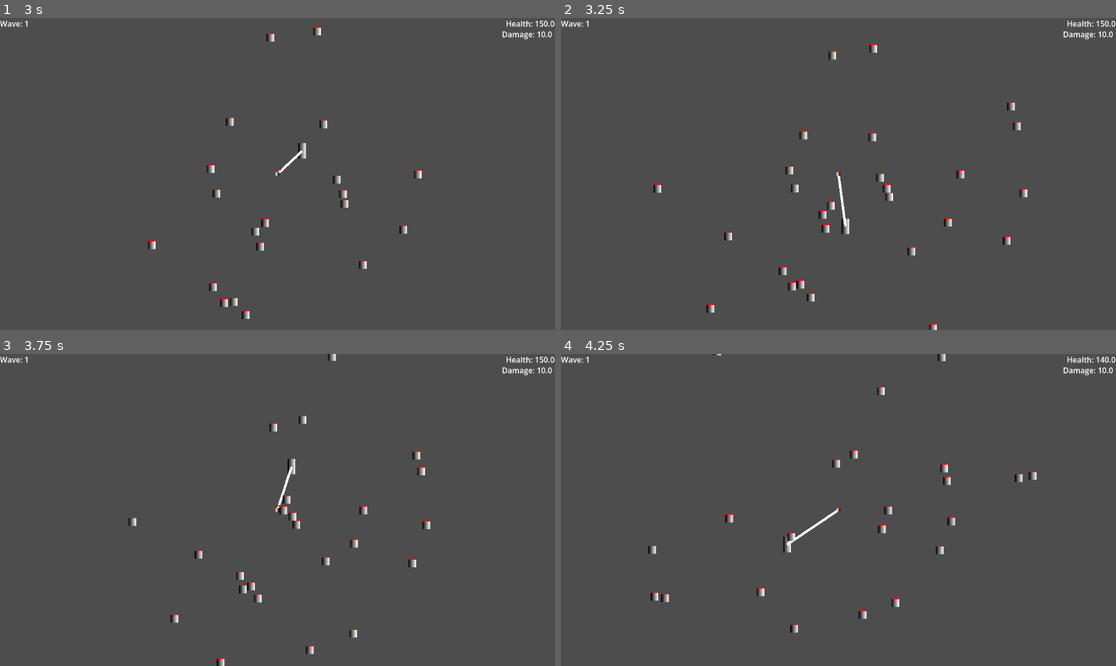
Above: before the commit, frames 1-4 (two rows, left to right).
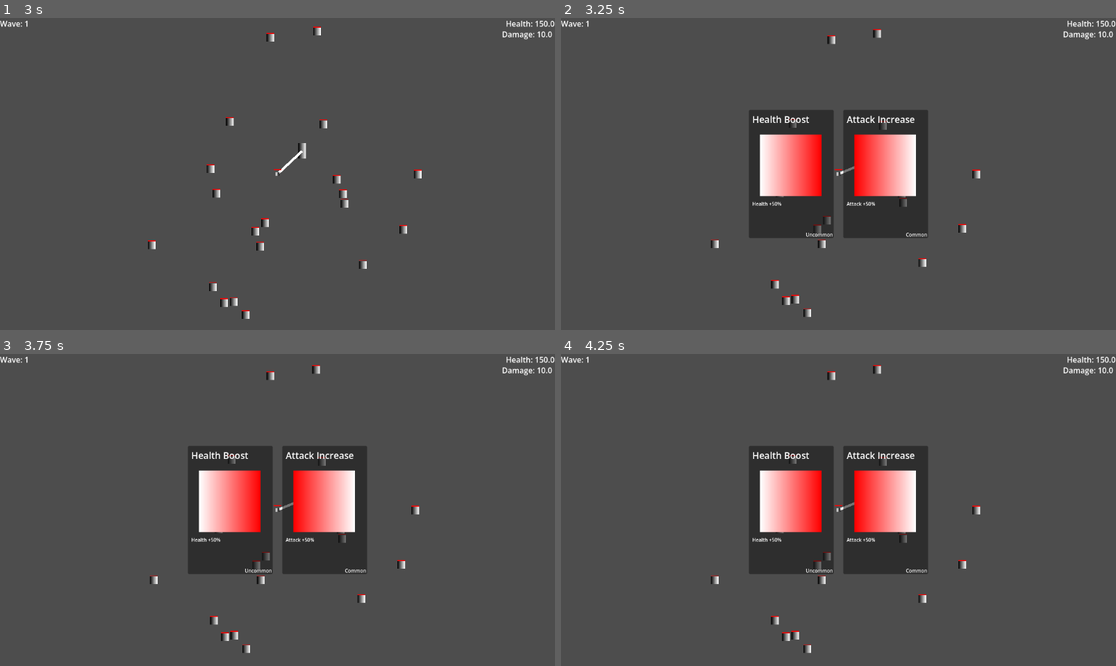
Above: after the commit, the same moments.

Repository: Blulow/majorjam
Game: Godot game, scene res://scenes/game.tscn
Two runs of this game, one before a commit and one after it. Both use one fixed random seed, a clock stepped at 60 frames per second and the inputs below.
Inputs:
- Up to frame 1 (3 s): hold Right (right) 0.53-2.03 s; tap Shift (dash) every 0.75 s from 0.6 to 2.85 s; tap Up (up) at 0.77, 1.52 s; hold Left (left) 2.03-2.78 s; hold Right (right) from 2.78 s (still down)
- Up to frame 2 (3.25 s): keep holding Right (right); tap Up (up) at 3.02 s
- Up to frame 3 (3.75 s): keep holding Right (right); tap Shift (dash) at 3.6 s
- Up to frame 4 (4.25 s): keep holding Right (right); tap Up (up) at 3.77 s

Frame 1 is identical in both runs. In frame 2, 13% of the frame differs, in the area x 16-85%, y 3-100%; in frame 3, 13%; in frame 4, 13%.

Commit message:
add: build cards ui system

Diff:
--- /dev/null
+++ b/assets/resources/build_cards/attack_increase.tres
@@ -0,0 +1,21 @@
+[gd_resource type="Resource" script_class="BuildCard" format=3 uid="uid://dvp5nithcl5ex"]
+
+[ext_resource type="Resource" uid="uid://m74orx87t04i" path="res://assets/resources/builds/health_boost.tres" id="1_8by7c"]
+[ext_resource type="Script" uid="uid://i1l2dnvixscx" path="res://scripts/build/build_card.gd" id="1_ev0y6"]
+
+[sub_resource type="Gradient" id="Gradient_74ah0"]
+colors = PackedColorArray(1, 0, 0, 1, 1, 1, 1, 1)
+
+[sub_resource type="GradientTexture2D" id="GradientTexture2D_exbg5"]
+gradient = SubResource("Gradient_74ah0")
+fill_from = Vector2(1, 0)
+fill_to = Vector2(0, 0)
+
+[resource]
+script = ExtResource("1_ev0y6")
+name = "Health Boost"
+description = "Health +50%"
+image = SubResource("GradientTexture2D_exbg5")
+rarity = 1
+build = ExtResource("1_8by7c")
+metadata/_custom_type_script = "uid://i1l2dnvixscx"
--- /dev/null
+++ b/assets/resources/build_cards/health_boost.tres
@@ -0,0 +1,18 @@
+[gd_resource type="Resource" script_class="BuildCard" format=3 uid="uid://4nlxcoipaudb"]
+
+[ext_resource type="Resource" uid="uid://dxr7wacyawqql" path="res://assets/resources/builds/attack_increase.tres" id="1_3f3fy"]
+[ext_resource type="Script" uid="uid://i1l2dnvixscx" path="res://scripts/build/build_card.gd" id="2_q3lep"]
+
+[sub_resource type="Gradient" id="Gradient_74ah0"]
+colors = PackedColorArray(1, 0, 0, 1, 1, 1, 1, 1)
+
+[sub_resource type="GradientTexture2D" id="GradientTexture2D_exbg5"]
+gradient = SubResource("Gradient_74ah0")
+
+[resource]
+script = ExtResource("2_q3lep")
+name = "Attack Increase"
+description = "Attack +50%"
+image = SubResource("GradientTexture2D_exbg5")
+build = ExtResource("1_3f3fy")
+metadata/_custom_type_script = "uid://i1l2dnvixscx"
--- a/assets/resources/wave_patterns/wave_1.tres
+++ b/assets/resources/wave_patterns/wave_1.tres
@@ -25,7 +25,7 @@
 [resource]
 script = ExtResource("3_pblcy")
 wave_n = 1
-duration = 10.0
+duration = 3.0
 interval = 1.0
 enemy_cap = 100
 pool = Array[ExtResource("1_yx1ic")]([SubResource("Resource_pblcy")])
--- /dev/null
+++ b/scenes/components/build/build_manager.tscn
@@ -0,0 +1,7 @@
+[gd_scene format=3 uid="uid://wlofpje2yo1e"]
+
+[ext_resource type="Script" uid="uid://doywdiihlgp5j" path="res://scripts/build/build_manager.gd" id="1_uqmov"]
+
+[node name="BuildManager" type="Node2D" unique_id=593426227]
+process_mode = 3
+script = ExtResource("1_uqmov")
--- /dev/null
+++ b/scenes/components/build/ui/build_builder.tscn
@@ -0,0 +1,28 @@
+[gd_scene format=3 uid="uid://cu2uc4nu3ogyw"]
+
+[ext_resource type="Script" uid="uid://bmfgi7o6otvjw" path="res://scripts/build/ui/build_builder.gd" id="1_mfx0a"]
+
+[node name="BuildBuilder" type="Control" unique_id=991174832]
+layout_mode = 3
+anchors_preset = 15
+anchor_right = 1.0
+anchor_bottom = 1.0
+grow_horizontal = 2
+grow_vertical = 2
+script = ExtResource("1_mfx0a")
+
+[node name="HBoxContainer" type="HBoxContainer" parent="." unique_id=796465195]
+layout_mode = 1
+anchors_preset = 8
+anchor_left = 0.5
+anchor_top = 0.5
+anchor_right = 0.5
+anchor_bottom = 0.5
+offset_left = -575.0
+offset_top = -133.0
+offset_right = 575.0
+offset_bottom = 133.0
+grow_horizontal = 2
+grow_vertical = 2
+theme_override_constants/separation = 20
+alignment = 1
--- /dev/null
+++ b/scenes/components/build/ui/build_card.tscn
@@ -0,0 +1,73 @@
+[gd_scene format=3 uid="uid://c8pi3hvuhp06w"]
+
+[ext_resource type="Script" uid="uid://c2usd4g6m4csr" path="res://scripts/build/ui/build_card_ui.gd" id="1_dxia2"]
+
+[sub_resource type="Gradient" id="Gradient_wihl2"]
+
+[sub_resource type="GradientTexture2D" id="GradientTexture2D_hdqob"]
+gradient = SubResource("Gradient_wihl2")
+width = 128
+height = 128
+
+[node name="BuildCard" type="Control" unique_id=1710909402]
+custom_minimum_size = Vector2(176, 266)
+layout_mode = 3
+anchors_preset = 0
+offset_right = 176.0
+offset_bottom = 266.0
+script = ExtResource("1_dxia2")
+
+[node name="Panel" type="Panel" parent="." unique_id=1415874895]
+layout_mode = 0
+offset_right = 176.0
+offset_bottom = 266.0
+
+[node name="Name" type="Label" parent="Panel" unique_id=215726122]
+layout_mode = 0
+offset_left = 7.0
+offset_top = 6.0
+offset_right = 167.0
+offset_bottom = 42.0
+theme_override_font_sizes/font_size = 19
+text = "Name"
+autowrap_mode = 2
+
+[node name="Image" type="TextureRect" parent="Panel" unique_id=1812019307]
+layout_mode = 0
+offset_left = 23.0
+offset_top = 51.0
+offset_right = 151.0
+offset_bottom = 179.0
+texture = SubResource("GradientTexture2D_hdqob")
+
+[node name="Description" type="RichTextLabel" parent="Panel" unique_id=1237678795]
+layout_mode = 1
+anchors_preset = 8
+anchor_left = 0.5
+anchor_top = 0.5
+anchor_right = 0.5
+anchor_bottom = 0.5
+offset_left = -81.0
+offset_top = 55.0
+offset_right = 82.0
+offset_bottom = 100.0
+grow_horizontal = 2
+grow_vertical = 2
+size_flags_vertical = 3
+theme_override_font_sizes/normal_font_size = 10
+theme_override_font_sizes/bold_font_size = 10
+theme_override_font_sizes/bold_italics_font_size = 10
+theme_override_font_sizes/italics_font_size = 10
+theme_override_font_sizes/mono_font_size = 10
+text = "Lorem ipsum dolor sit amet"
+fit_content = true
+
+[node name="Rarity" type="Label" parent="Panel" unique_id=327474496]
+layout_mode = 0
+offset_left = 84.0
+offset_top = 252.0
+offset_right = 175.0
+offset_bottom = 266.0
+theme_override_font_sizes/font_size = 10
+text = "Common"
+horizontal_alignment = 2
--- a/scenes/game.tscn
+++ b/scenes/game.tscn
@@ -1,7 +1,9 @@
 [gd_scene format=3 uid="uid://bxuaaxvxuv5cv"]
 
+[ext_resource type="PackedScene" uid="uid://cu2uc4nu3ogyw" path="res://scenes/components/build/ui/build_builder.tscn" id="2_ir15t"]
 [ext_resource type="PackedScene" uid="uid://bqqj4v0fa56nd" path="res://scenes/components/movement/rope_dash_movement.tscn" id="2_lbhrr"]
 [ext_resource type="PackedScene" uid="uid://d0qsxl5ra6nui" path="res://scenes/player.tscn" id="2_yqjtg"]
+[ext_resource type="PackedScene" uid="uid://c8pi3hvuhp06w" path="res://scenes/components/build/ui/build_card.tscn" id="3_ca42v"]
 [ext_resource type="PackedScene" uid="uid://bgmor4w06xkc5" path="res://scenes/anchor.tscn" id="3_lnu2h"]
 [ext_resource type="PackedScene" uid="uid://6p35ilxarqkx" path="res://scenes/components/movement/body_controller.tscn" id="3_p57ef"]
 [ext_resource type="PackedScene" uid="uid://bv44pj8q4xpe3" path="res://scenes/rope.tscn" id="4_lbhrr"]
@@ -12,6 +14,10 @@
 [ext_resource type="Resource" uid="uid://bdlckvp1g8po0" path="res://assets/resources/wave_patterns/wave_1.tres" id="10_kvpfn"]
 [ext_resource type="Script" uid="uid://ddx3257dph5nn" path="res://scripts/game_menu.gd" id="11_kvpfn"]
 [ext_resource type="PackedScene" uid="uid://clofs0ee5j5n6" path="res://scenes/components/build/build_applier.tscn" id="12_kvuet"]
+[ext_resource type="PackedScene" uid="uid://wlofpje2yo1e" path="res://scenes/components/build/build_manager.tscn" id="13_kvuet"]
+[ext_resource type="Script" uid="uid://i1l2dnvixscx" path="res://scripts/build/build_card.gd" id="16_ssvqc"]
+[ext_resource type="Resource" uid="uid://dvp5nithcl5ex" path="res://assets/resources/build_cards/attack_increase.tres" id="17_264po"]
+[ext_resource type="Resource" uid="uid://4nlxcoipaudb" path="res://assets/resources/build_cards/health_boost.tres" id="18_1kice"]
 
 [node name="Game" type="Node2D" unique_id=1213886240]
 
@@ -50,7 +56,11 @@
 grow_horizontal = 0
 text = "Damage: 9999"
 
+[node name="BuildBuilder" parent="CanvasLayer" unique_id=991174832 instance=ExtResource("2_ir15t")]
+build_card_scene = ExtResource("3_ca42v")
+
 [node name="Arena" type="Node2D" parent="." unique_id=1321402845]
+process_mode = 1
 
 [node name="Player" parent="Arena" unique_id=477849407 instance=ExtResource("2_yqjtg")]
 position = Vector2(570, -71)
@@ -86,6 +96,12 @@
 build_applier = NodePath("../BuildApplier")
 
 [node name="BuildApplier" parent="." unique_id=1250477952 node_paths=PackedStringArray("player", "rope", "anchor") instance=ExtResource("12_kvuet")]
+process_mode = 3
 player = NodePath("../Arena/Player")
 rope = NodePath("../Arena/Rope")
 anchor = NodePath("../Arena/Anchor")
+
+[node name="BuildManager" parent="." unique_id=593426227 node_paths=PackedStringArray("wave_manager", "build_builder") instance=ExtResource("13_kvuet")]
+wave_manager = NodePath("../WaveManager")
+build_builder = NodePath("../CanvasLayer/BuildBuilder")
+registered_build_cards = Array[ExtResource("16_ssvqc")]([ExtResource("17_264po"), ExtResource("18_1kice")])
--- /dev/null
+++ b/scripts/build/build_card.gd
@@ -0,0 +1,29 @@
+extends Resource
+class_name BuildCard
+
+@export var name: String
+@export var description: String
+@export var image: Texture2D
+@export var rarity: BuildRarity
+@export var build: Build
+
+enum BuildRarity {
+	COMMON,
+	UNCOMMON,
+	RARE,
+	EPIC,
+	LEGENDARY
+}
+
+func get_rarity_as_string(_rarity: BuildRarity):
+	match _rarity:
+		BuildRarity.COMMON:
+			return "Common"
+		BuildRarity.UNCOMMON:
+			return "Uncommon"
+		BuildRarity.RARE:
+			return "Rare"
+		BuildRarity.EPIC:
+			return "Epic"
+		BuildRarity.LEGENDARY:
+			return "Legendary"
--- /dev/null
+++ b/scripts/build/build_manager.gd
@@ -0,0 +1,22 @@
+extends Node2D
+class_name BuildManager
+
+@export var wave_manager: WaveManager
+@export var build_builder: BuildBuilder
+@export var registered_build_cards: Array[BuildCard] = []
+@export var card_count: int = 2
+
+func _ready() -> void:
+	wave_manager.wave_stop.connect(_on_wave_stop)
+
+func _on_wave_stop():
+	var build_cards: Array[BuildCard] = get_random_build_cards(registered_build_cards, card_count)
+	build_builder.show_cards(build_cards)
+
+func get_random_build_cards(build_cards: Array[BuildCard], count: int) -> Array[BuildCard]:
+	build_cards.shuffle()
+	var result_cards: Array[BuildCard]
+
+	for i in count:
+		result_cards.append(build_cards[i])
+	return result_cards
--- /dev/null
+++ b/scripts/build/ui/build_builder.gd
@@ -0,0 +1,12 @@
+extends Control
+class_name BuildBuilder
+
+@export var build_card_scene: PackedScene
+
+@onready var container: HBoxContainer = $HBoxContainer
+
+func show_cards(build_cards: Array[BuildCard]):
+	for i: BuildCard in build_cards:
+		var build_card: Control = build_card_scene.instantiate()
+		container.add_child(build_card)
+		build_card.show_card(i)
--- /dev/null
+++ b/scripts/build/ui/build_card_ui.gd
@@ -0,0 +1,13 @@
+extends Control
+class_name BuildCardUI
+
+@onready var name_label: Label = $Panel/Name
+@onready var image: TextureRect = $Panel/Image
+@onready var description_label: RichTextLabel = $Panel/Description
+@onready var rarity_label: Label = $Panel/Rarity
+
+func show_card(build_card: BuildCard):
+	name_label.text = build_card.name
+	image.texture = build_card.image
+	description_label.text = build_card.description
+	rarity_label.text = build_card.get_rarity_as_string(build_card.rarity)
--- a/scripts/wave_manager.gd
+++ b/scripts/wave_manager.gd
@@ -6,6 +6,7 @@
 @export var build_applier: BuildApplier
 
 signal wave_start(wave_n)
+signal wave_stop
 
 var wave_pattern: WavePattern
 var wave_n: int
@@ -23,6 +24,8 @@
 	else:
 		active = false
 		enemy_spawner.active = false
+		wave_stop.emit()
+		get_tree().paused = true
 
 func start_wave(_wave_pattern: WavePattern):
 	wave_pattern = _wave_pattern
Not shown, added: scripts/build/build_card.gd.uid
Not shown, added: scripts/build/build_manager.gd.uid
Not shown, added: scripts/build/ui/build_builder.gd.uid
Not shown, added: scripts/build/ui/build_card_ui.gd.uid
